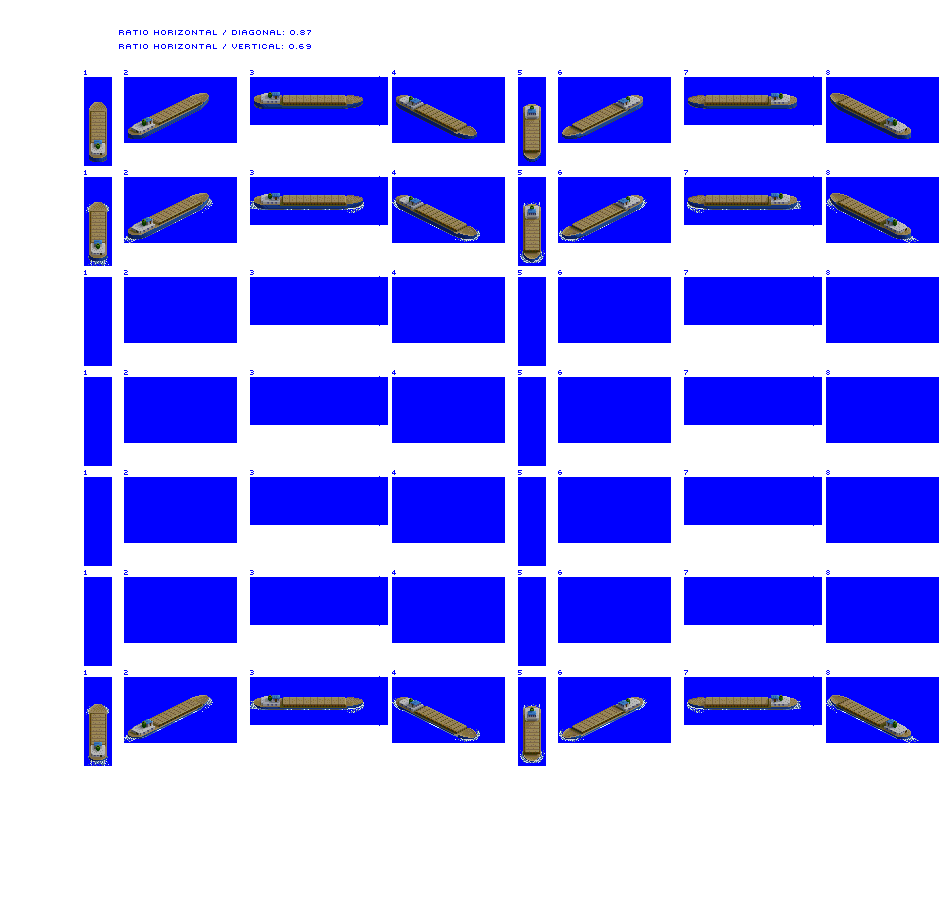
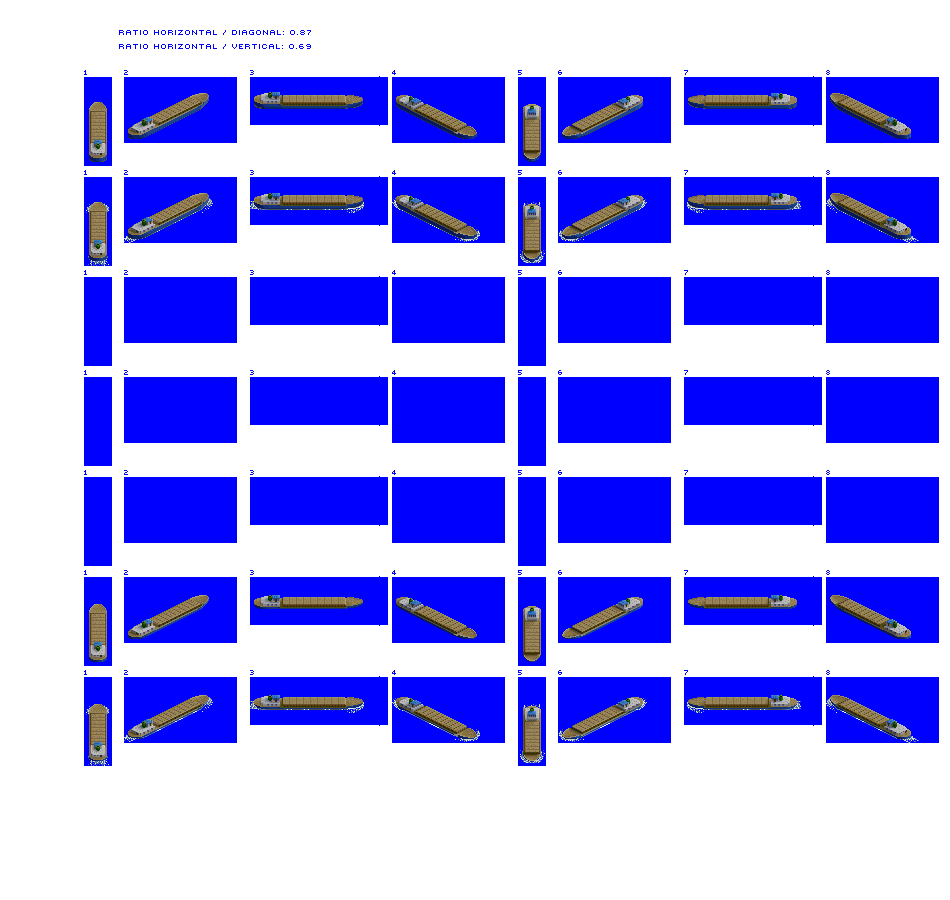
Layer changes from the first 950x900 image to the second:
painted on "River Boat loaded" over bbox(89, 595, 911, 662)
